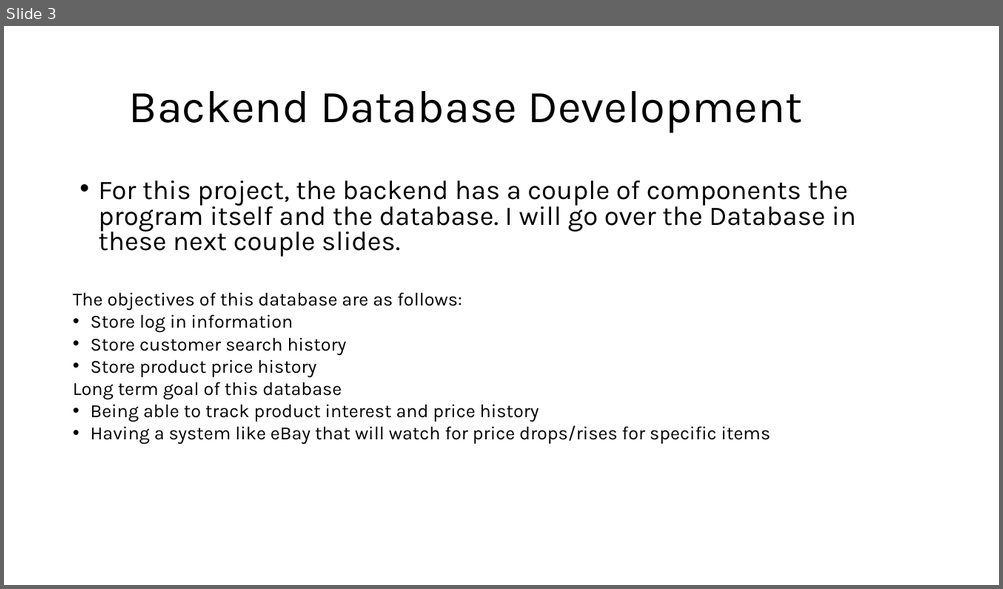
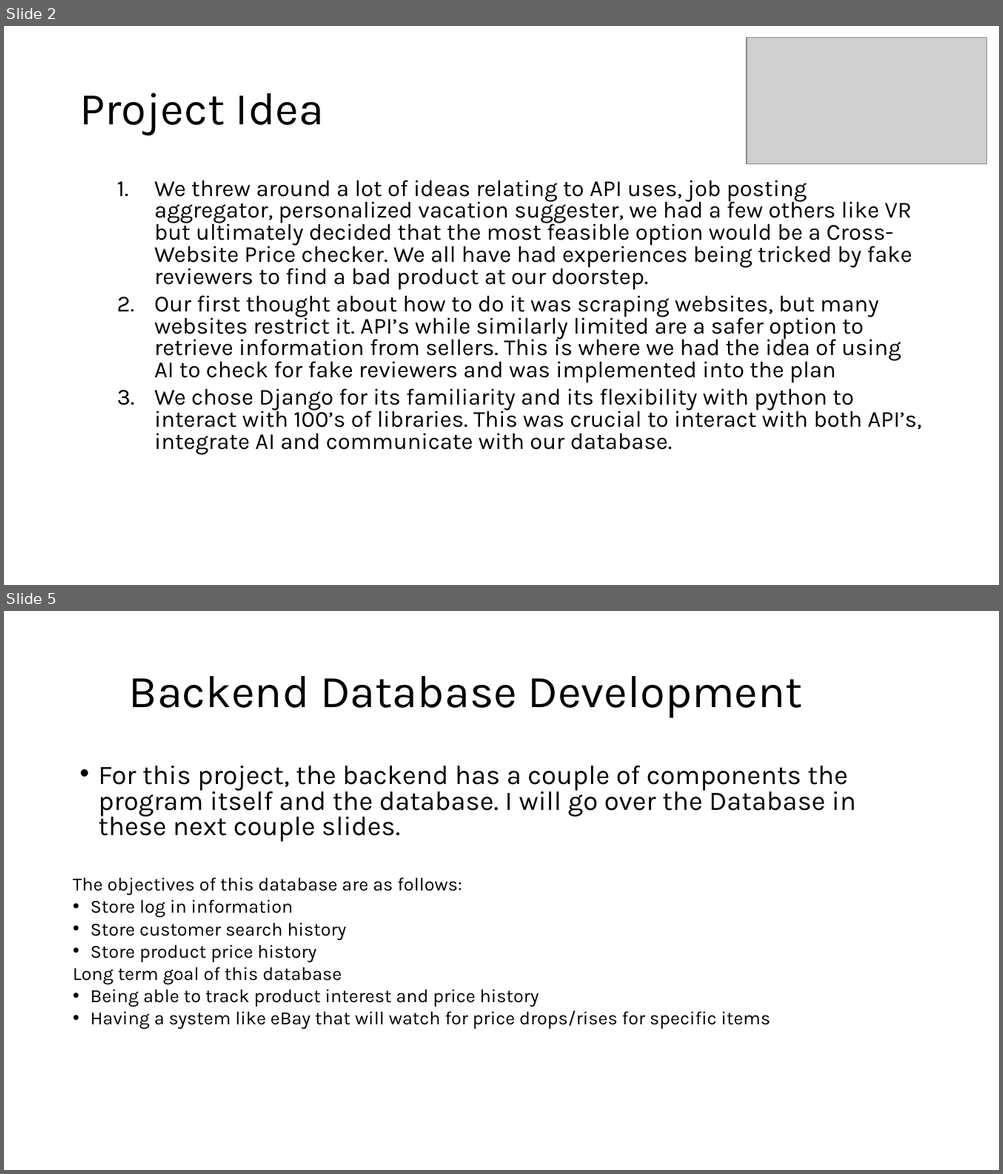
Before and after one commit to Jormungandr72/Cross-Website-Price-Checker, a slide deck: Documentation/Phase-One-Docs/CPT-200_Phase_One_Presentation.ppt. Shown one above the other, each under a label of ours: slide 3 before the commit, slides 2 and 5 after it; the slides between them are not shown. The pictures are 1003x589 and 1003x1174 pixels, drawn with LibreOffice and Linux fonts; fonts in the diff are those of the drawing; grey boxes stand for pictures. Boxes give left, top, right and bottom in pixels: in the first picture for what was removed or moved away, otherwise in the second. Text is boxed around its words. In the diff, an @@ line names an element or a change of style, - is before the commit and + after.

Commit message:
Added visual aids to slides and the project idea origin story

```diff
--- a/Documentation/Phase-One-Docs/CPT-200_Phase_One_Presentation.ppt
+++ b/Documentation/Phase-One-Docs/CPT-200_Phase_One_Presentation.ppt
@@ slide 2 added at bbox=[4, 26, 999, 585], background #FFFFFF @@
@@ picture added at bbox=[745, 37, 986, 164] @@
@@ title added at bbox=[79, 93, 324, 136], 44 pt, text #000000 @@
+Project Idea
@@ text added at bbox=[154, 180, 922, 454], 22.2 pt, text #000000 @@
+  1. We threw around a lot of ideas relating to API uses, job posting aggregator, personalized vacation suggester, we had a few others like VR but ultimately decided that the most feasible option would be a Cross-Website Price checker. We all have had experiences being tricked by fake reviewers to find a bad product at our doorstep.
+  2. Our first thought about how to do it was scraping websites, but many websites restrict it. API’s while similarly limited are a safer option to retrieve information from sellers. This is where we had the idea of using AI to check for fake reviewers and was implemented into the plan
+  3. We chose Django for its familiarity and its flexibility with python to interact with 100’s of libraries. This was crucial to interact with both API’s, integrate AI and communicate with our database.
@@ what was slide 3 is now slide 5 @@
```
Also in this commit, not shown: 2 slides changed, 1 other slide added, 2 other files.
